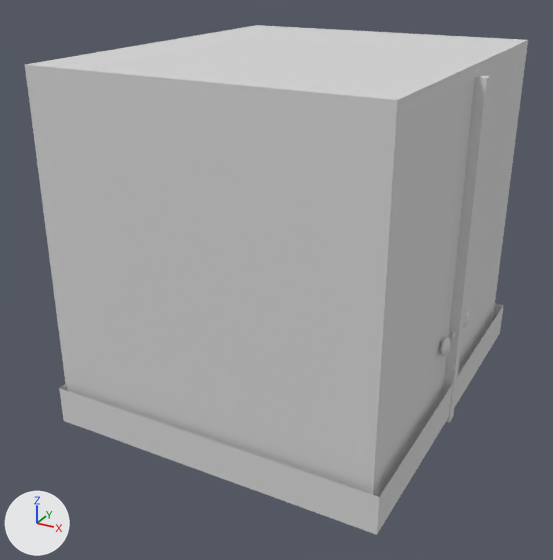
The FBX model linajes/arte/exports/civiles/arriba/SacoOficina/LeftLowerArm_C1.fbx, before and after one commit.
Rendered twice from a 50 mm lens placed at (2.659, -2.174, 3.886), pointed at (1.523, -0.108, 2.853). The lights are fixed; the arrows at lower left show +X, +Y and +Z. The older version comes first. Where no turn or scale is listed for an object, it has been applied to the vertices.

In view in the first picture: 'Civ_SacoOficina_LeftLowerArm_C1'.
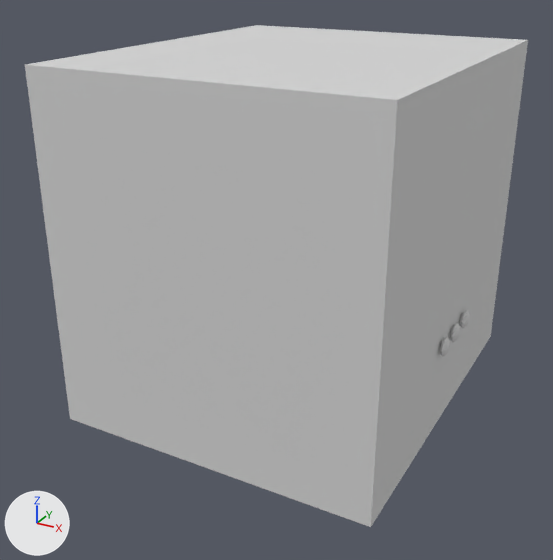
Location of each change, (x1, y1, x2, y2) in pixels of the pictures (553 x 560 px):
'Civ_SacoOficina_LeftLowerArm_C1', reshaped
    before: (25, 25, 528, 535)
    after: (25, 25, 528, 527)
part 1 of me_civ_sacooficina_leftlowerarm_c1, deleted
    before: (442, 75, 491, 423)
part 2 of me_civ_sacooficina_leftlowerarm_c1, deleted
    before: (59, 303, 504, 535)

Diff of the bpy script that builds the scene:
```diff
--- a/linajes/arte/exports/civiles/arriba/SacoOficina/LeftLowerArm_C1.fbx.py
+++ b/linajes/arte/exports/civiles/arriba/SacoOficina/LeftLowerArm_C1.fbx.py
@@ me_civ_sacooficina_leftlowerarm_c1 @@
 # used by ob_civ_sacooficina_leftlowerarm_c1; location = (0.0, 0.0, 0.0)
-me_civ_sacooficina_leftlowerarm_c1.from_pydata(...)  # 84 vertices, 88 faces; spans x 1.029..2.13, y -0.655..0.655, z 2.432..3.585
+me_civ_sacooficina_leftlowerarm_c1.from_pydata(...)  # 68 vertices, 78 faces; spans x 1.029..2.126, y -0.626..0.626, z 2.446..3.585
+# me_civ_sacooficina_leftlowerarm_c1 part 1: the loose piece of 8 vertices spanning x 2.087..2.13, y -0.021..0.021, z 2.432..3.549 is deleted
+# me_civ_sacooficina_leftlowerarm_c1 part 2: the loose piece of 8 vertices spanning x 1.029..2.126, y -0.655..0.655, z 2.455..2.58 is deleted
 me_civ_sacooficina_leftlowerarm_c1.materials.append(mat_mat_civil_color1)
```
